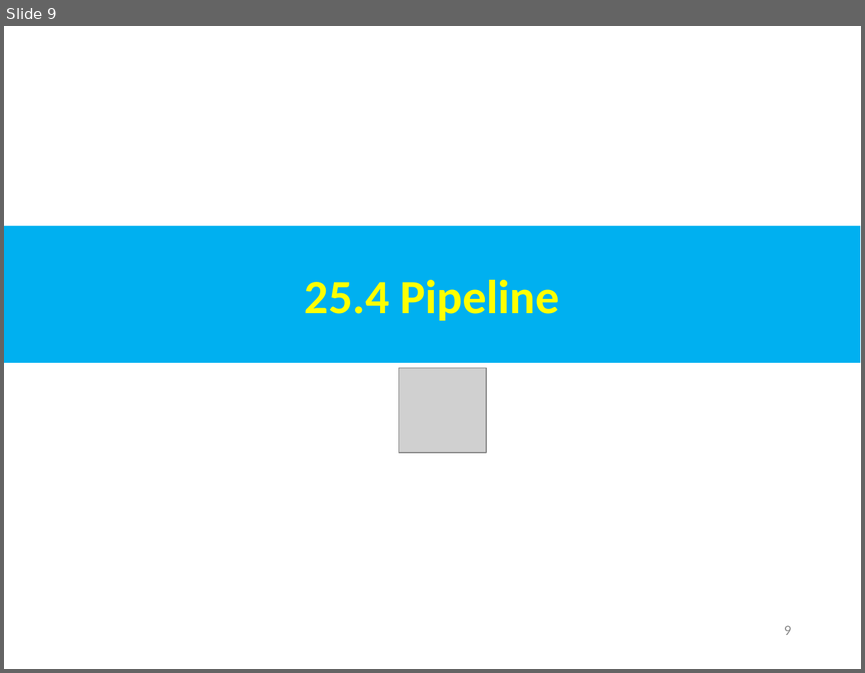
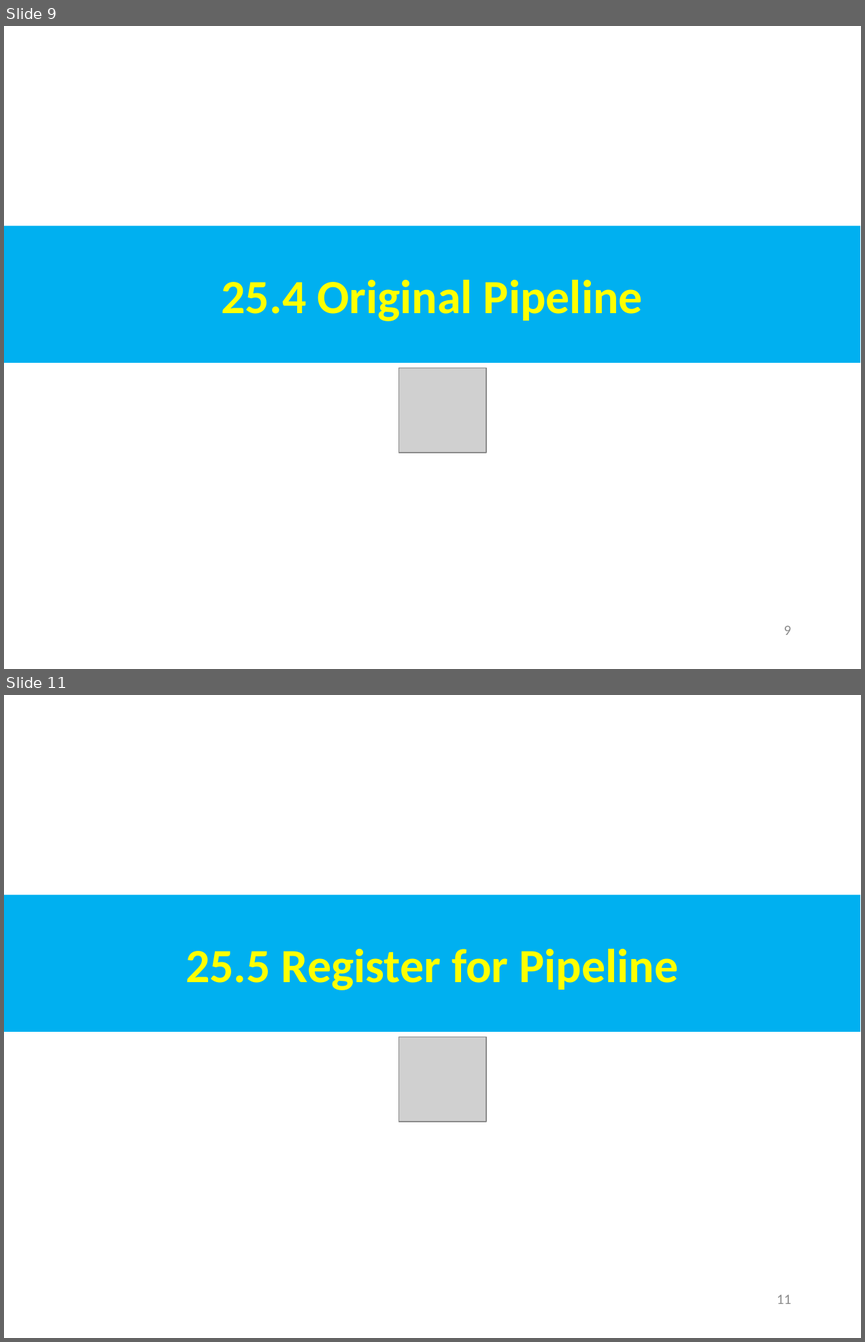
Before and after one commit to peterhchen/AIU_CS800_Chisel, a slide deck: 500_UCSC_HWD/025_Spade_HDL/000_Video/025.Spade_HDL.ppt. Shown one above the other, each under a label of ours: slide 9 before the commit, slides 9 and 11 after it; the slides between them are not shown. The pictures are 865x673 and 865x1342 pixels, drawn with LibreOffice and Linux fonts; fonts in the diff are those of the drawing; grey boxes stand for pictures. Boxes give left, top, right and bottom in pixels: in the first picture for what was removed or moved away, otherwise in the second. Text is boxed around its words. In the diff, an @@ line names an element or a change of style, - is before the commit and + after.

```diff
--- a/500_UCSC_HWD/025_Spade_HDL/000_Video/025.Spade_HDL.ppt
+++ b/500_UCSC_HWD/025_Spade_HDL/000_Video/025.Spade_HDL.ppt
@@ slide 11 added at (4, 695, 861, 1338), background #FFFFFF @@
@@ rectangle added at (4, 895, 860, 1032), fill #00B0F0, 40 pt, text #FFFF00, bold @@
+25.5 Register for Pipeline
@@ picture added at (399, 1037, 486, 1121) @@
@@ page number added at (776, 1294, 791, 1304), 12 pt, text #8B8B8B @@
+11
@@ slide 9 changed as well @@
@@ text in rectangle at (222, 280, 643, 321): text changed @@
-25.4 Pipeline
+25.4 Original Pipeline
```
Also in this commit, not shown: 1 other slide changed, 3 other slides added.
